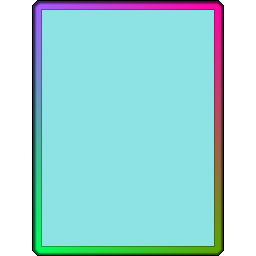
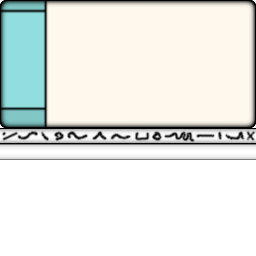
Before/after of a (256, 256) layered artwork. What changed in the layer stack:
added group "Layer Group #1" with 3 layers above "Layer Group" over left=0, top=128, right=256, bottom=160
added layer "Layer #10" in group "Layer Group #1" over left=1, top=129, right=256, bottom=143
added layer "Layer #6" in group "Layer Group #1" over left=0, top=128, right=256, bottom=144
added layer "Layer #11" (52%) in group "Layer Group #1" over left=0, top=144, right=256, bottom=160
added group "Layer Group" with 8 layers above "Layer" over left=0, top=0, right=256, bottom=128
"Layer #4": opacity 31% → 100%, moved it into group "Layer Group", painted on it, masked it over left=41, top=1, right=215, bottom=247
"Layer #2": opacity 80% → 100%, moved it into group "Layer Group", painted on it over left=0, top=0, right=256, bottom=255
added layer "Layer #7" in group "Layer Group" over left=1, top=8, right=46, bottom=112
added layer "Layer #8" in group "Layer Group" over left=1, top=11, right=46, bottom=109
moved "Layer #5" into group "Layer Group", painted on it over left=1, top=1, right=214, bottom=246
moved "Layer #3" into group "Layer Group", painted on it over left=1, top=1, right=255, bottom=255
moved "Layer #1" into group "Layer Group", painted on it over left=0, top=0, right=256, bottom=256
